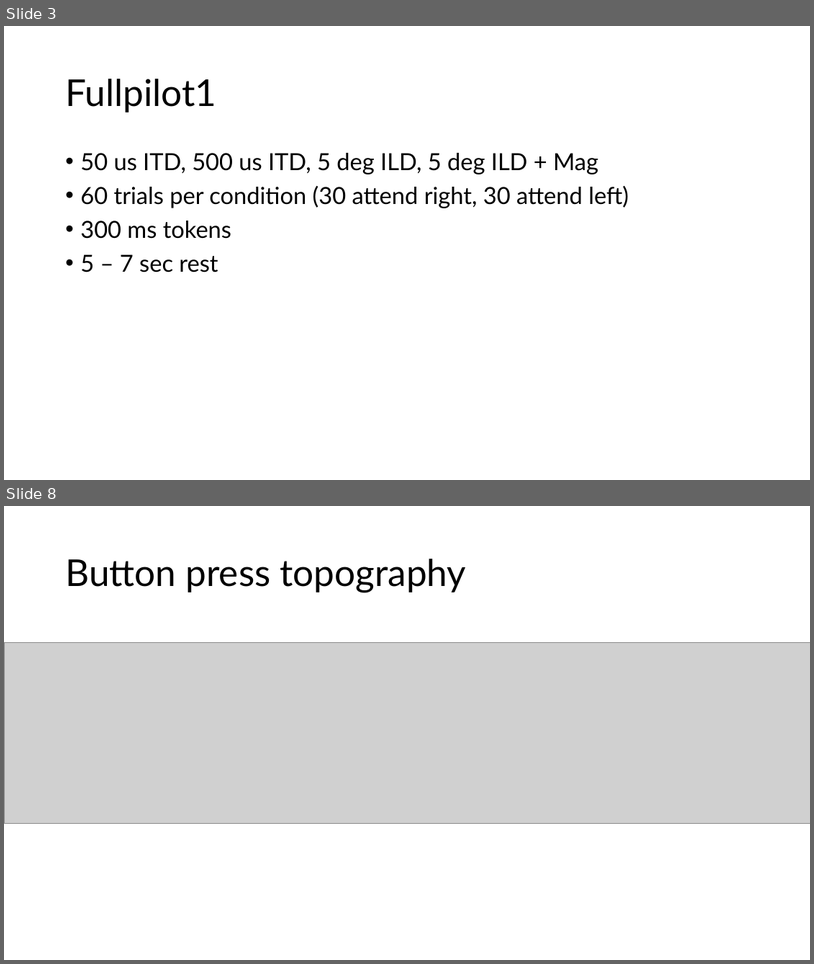
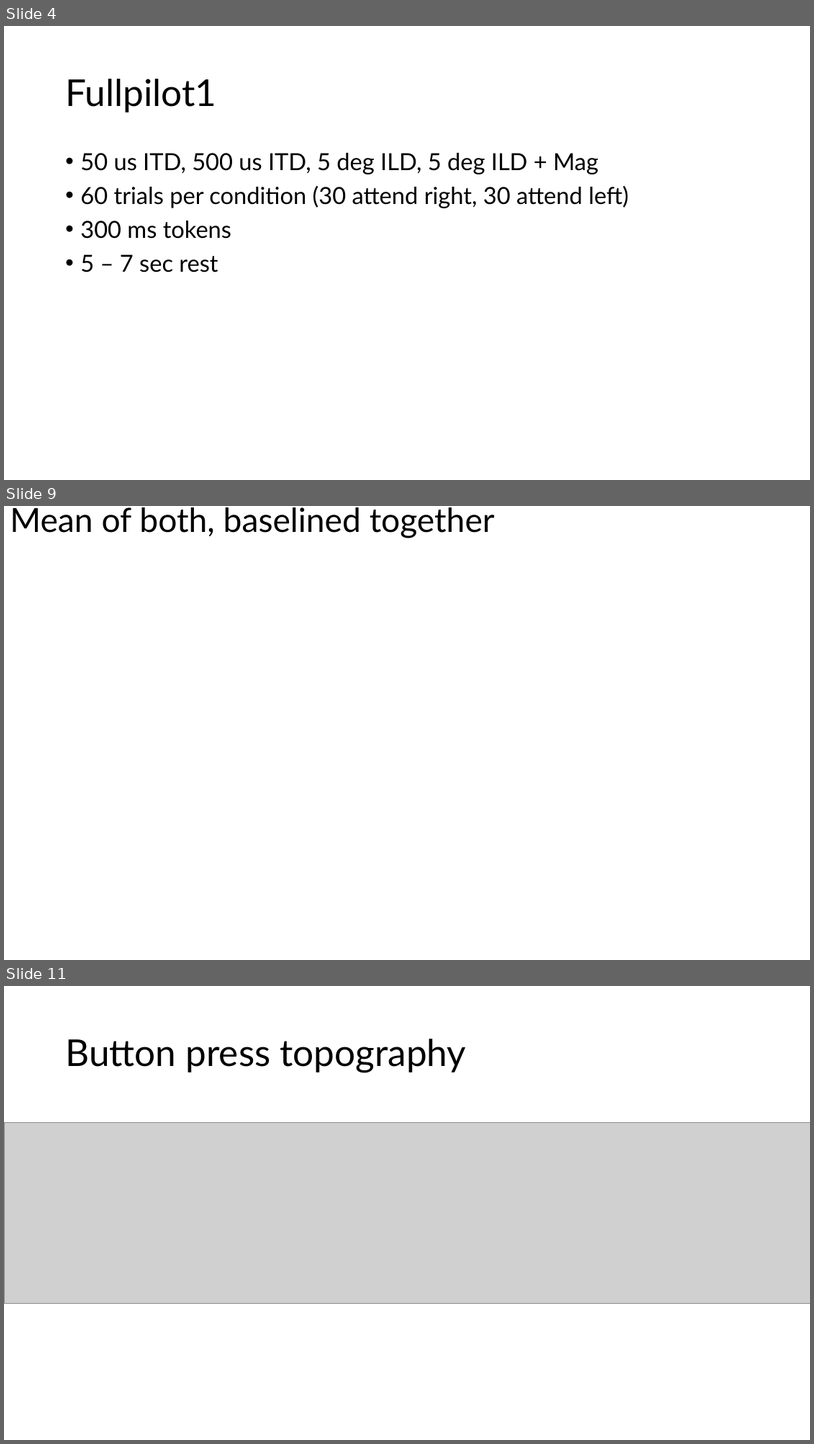
Before and after one commit to brichard28/MILD-Master, a slide deck: mild_master_neuroimaging_pilot.pptx. Shown one above the other, each under a label of ours: slides 3 and 8 before the commit, slides 4, 9 and 11 after it; the slides between them are not shown. The pictures are 814x964 and 814x1444 pixels, drawn with LibreOffice and Linux fonts; fonts in the diff are those of the drawing; grey boxes stand for pictures; background and template pictures are left out. Boxes give left, top, right and bottom in pixels: in the first picture for what was removed or moved away, otherwise in the second. Text is boxed around its words. In the diff, an @@ line names an element or a change of style, - is before the commit and + after.

```diff
--- a/mild_master_neuroimaging_pilot.pptx
+++ b/mild_master_neuroimaging_pilot.pptx
@@ slide 9 added at (x1=4, y1=506, x2=810, y2=960), background picture (left out) @@
@@ title added at (x1=10, y1=507, x2=495, y2=538), 39.6 pt, text #000000 @@
+Mean of both, baselined together
@@ what was slide 3 is now slide 4 @@
@@ what was slide 8 is now slide 11 @@
```
Also in this commit, not shown: 2 slides changed, 9 other slides added, 5 slides removed, 7 other files.
